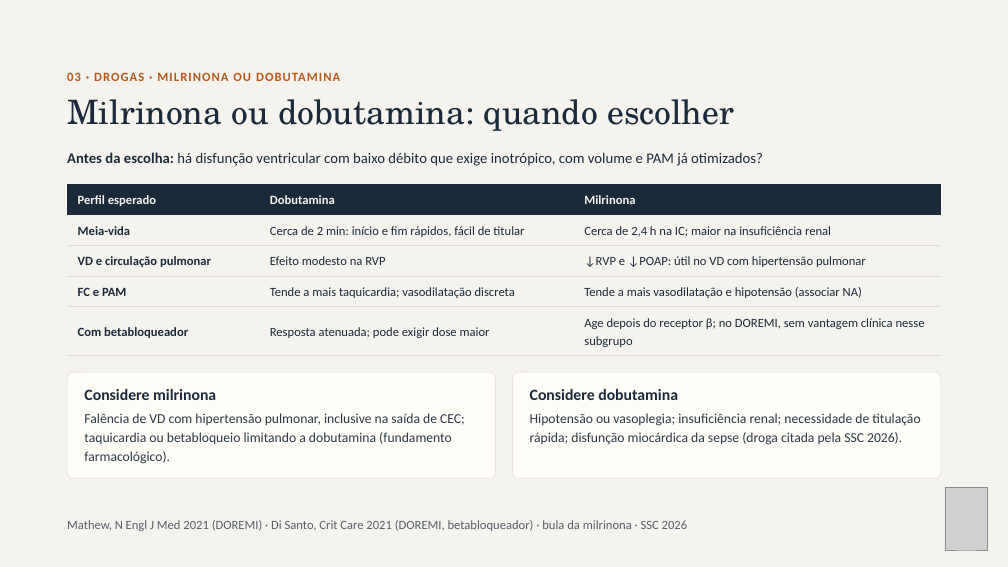
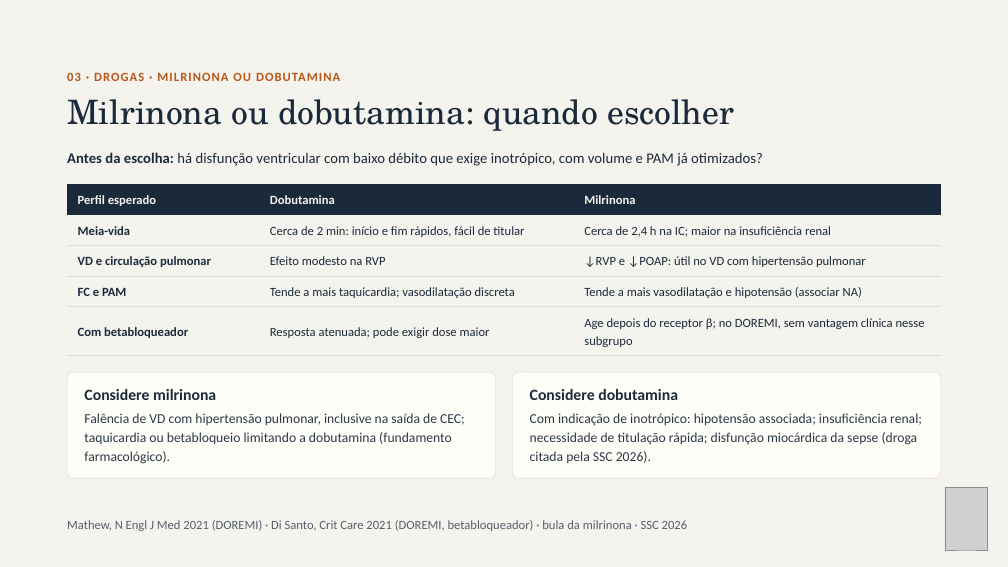
Before and after one commit to brunomoraesdubois-bit/Bruno, a slide deck: slide 12 of apresentacao/Aminas_Vasoativas.pptx. Drawn at 1008x567 pixels with LibreOffice and Linux fonts; fonts in the diff are those of the drawing; grey boxes stand for pictures. Boxes give left, top, right and bottom in pixels: in the first picture for what was removed or moved away, otherwise in the second. Text is boxed around its words. In the diff, an @@ line names an element or a change of style, - is before the commit and + after.

```diff
--- a/apresentacao/Aminas_Vasoativas.pptx
+++ b/apresentacao/Aminas_Vasoativas.pptx
@@ text at bbox=[530, 413, 922, 463]: text changed @@
-Hipotensão ou vasoplegia; insuficiência renal; necessidade de titulação rápida; disfunção miocárdica da sepse (droga citada pela SSC 2026).
+Com indicação de inotrópico: hipotensão associada; insuficiência renal; necessidade de titulação rápida; disfunção miocárdica da sepse (droga citada pela SSC 2026).
```
Also in this commit, not shown: 23 other files.
